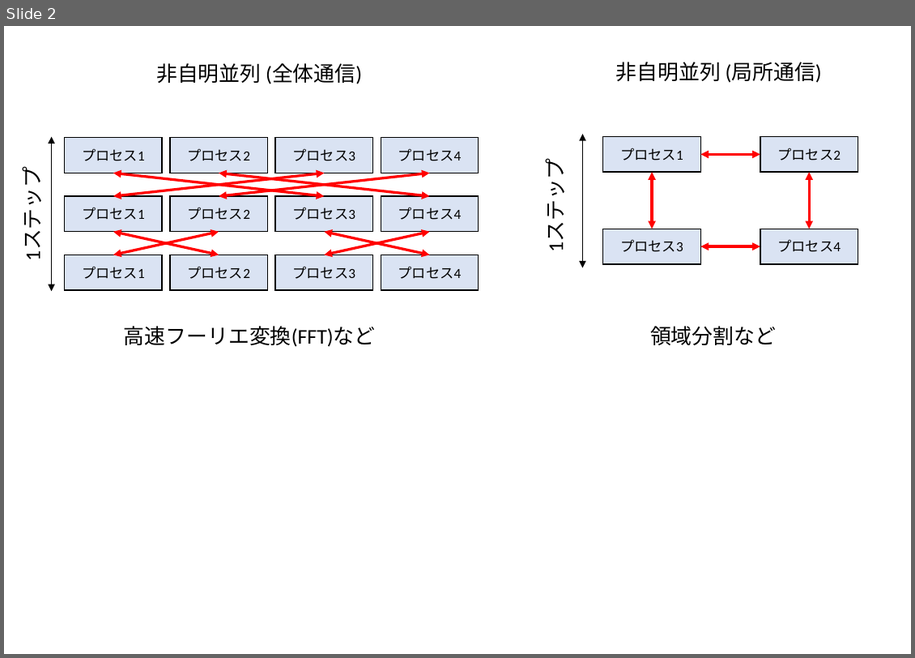
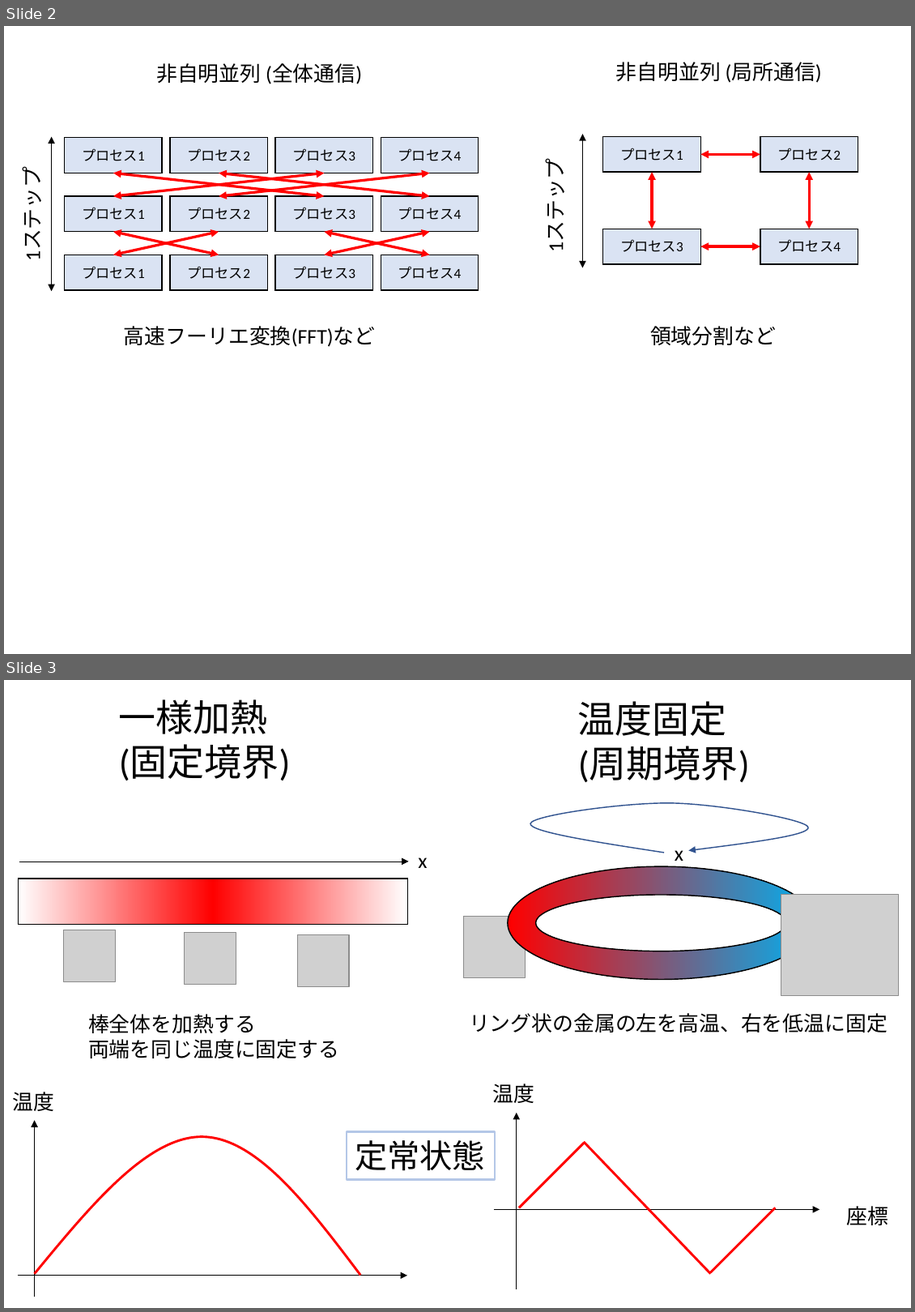
Before and after one commit to kaityo256/sevendayshpc, a slide deck: day4/fig/fig.pptx. Shown one above the other, each under a label of ours: slide 2 before the commit, slides 2 and 3 after it. The pictures are 915x658 and 915x1312 pixels, drawn with LibreOffice and Linux fonts; fonts in the diff are those of the drawing; grey boxes stand for pictures. Boxes give left, top, right and bottom in pixels: in the first picture for what was removed or moved away, otherwise in the second. Text is boxed around its words. In the diff, an @@ line names an element or a change of style, - is before the commit and + after.

```diff
--- a/day4/fig/fig.pptx
+++ b/day4/fig/fig.pptx
@@ slide 3 added at (4,680,911,1308), background #FFFFFF @@
@@ text added at (119,699,291,780), 32 pt, text #000000 @@
+一様加熱
+(固定境界)
@@ text added at (578,701,750,782), 32 pt, text #000000 @@
+温度固定
+(周期境界)
@@ freeform shape added at (530,803,809,853), outline #325491 1 pt @@
@@ arrow added from (19, 861) to (409, 861), #000000 0.5 pt @@
@@ text added at (418,857,427,868), 18 pt, text #000000 @@
+x
@@ donut added at (509,867,816,980), fill gradient #FF0000 to #00B0F0, outline #000000 1 pt @@
@@ text added at (675,850,684,866), 18 pt, text #000000 @@
+x
@@ rectangle added at (19,878,409,924), fill gradient #FFFFFF to #FF0000, outline #000000 1 pt @@
@@ picture added at (782,895,900,996) @@
@@ picture added at (464,917,526,978) @@
@@ picture added at (64,929,117,981) @@
@@ picture added at (185,933,236,985) @@
@@ picture added at (297,935,349,988) @@
@@ text added at (88,1014,339,1058), 18 pt, text #000000 @@
+棒全体を加熱する
+両端を同じ温度に固定する
@@ text added at (469,1013,888,1032), 18 pt, text #000000 @@
+リング状の金属の左を高温、右を低温に固定
@@ text added at (12,1091,54,1111), 18 pt, text #000000 @@
+温度
@@ text added at (493,1083,535,1103), 18 pt, text #000000 @@
+温度
@@ arrow added from (517, 1290) to (517, 1113), #000000 0.5 pt @@
@@ arrow added from (34, 1297) to (34, 1121), #000000 0.5 pt @@
@@ freeform shape added at (34,1137,360,1275), outline #FF0000 2 pt @@
@@ rectangle added at (347,1131,495,1179), outline #B4C7E7 1.75 pt, 28 pt, text #000000 @@
+定常状態
@@ line added from (519, 1208) to (584, 1143), #FF0000 2 pt @@
@@ line added from (584, 1143) to (711, 1274), #FF0000 2 pt @@
@@ arrow added from (494, 1210) to (820, 1210), #000000 0.5 pt @@
@@ line added from (711, 1273) to (775, 1208), #FF0000 2 pt @@
@@ text added at (847,1206,889,1225), 18 pt, text #000000 @@
+座標
@@ arrow added from (19, 1275) to (407, 1275), #000000 0.5 pt @@
```
Also in this commit, not shown: 1 other slide added, 9 other files.
